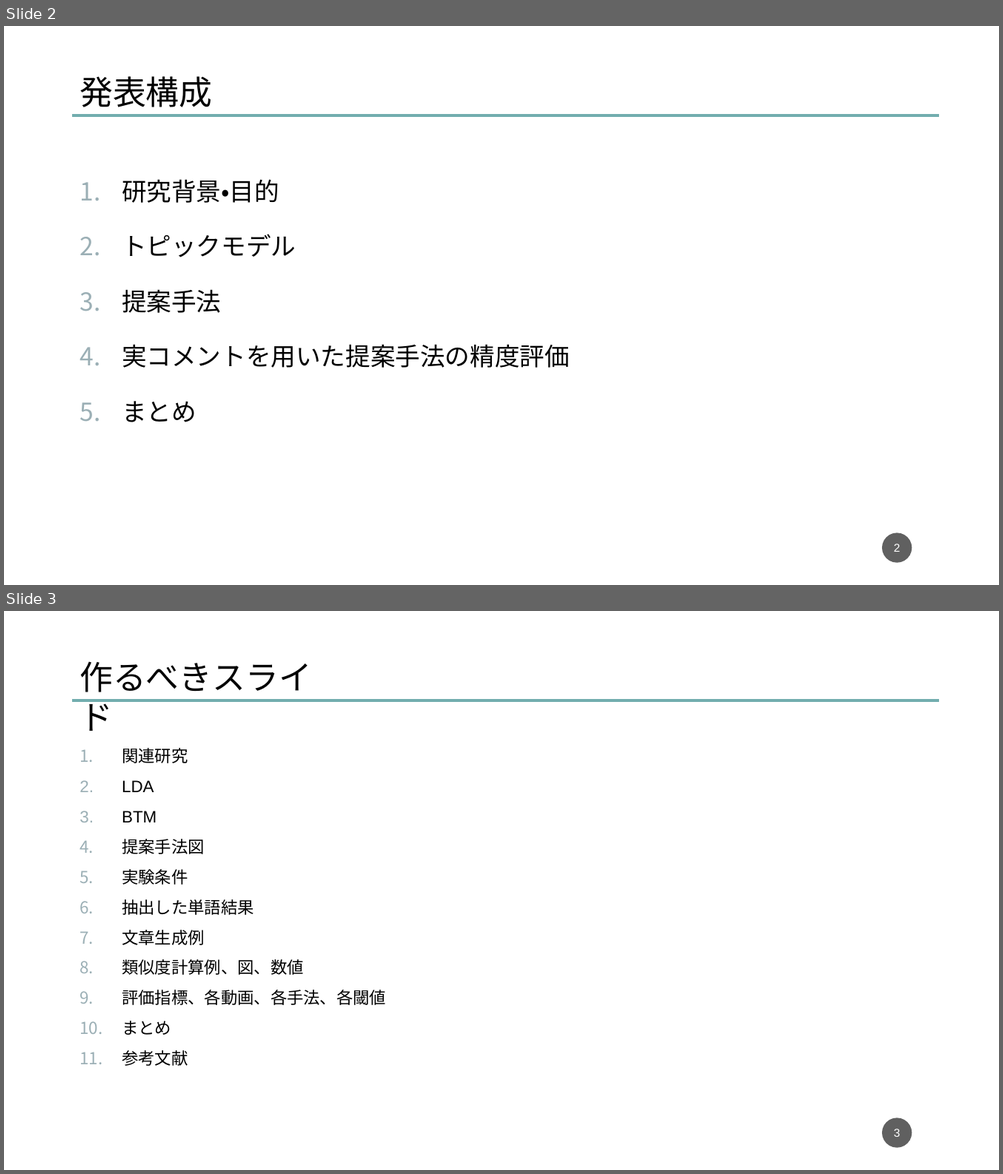
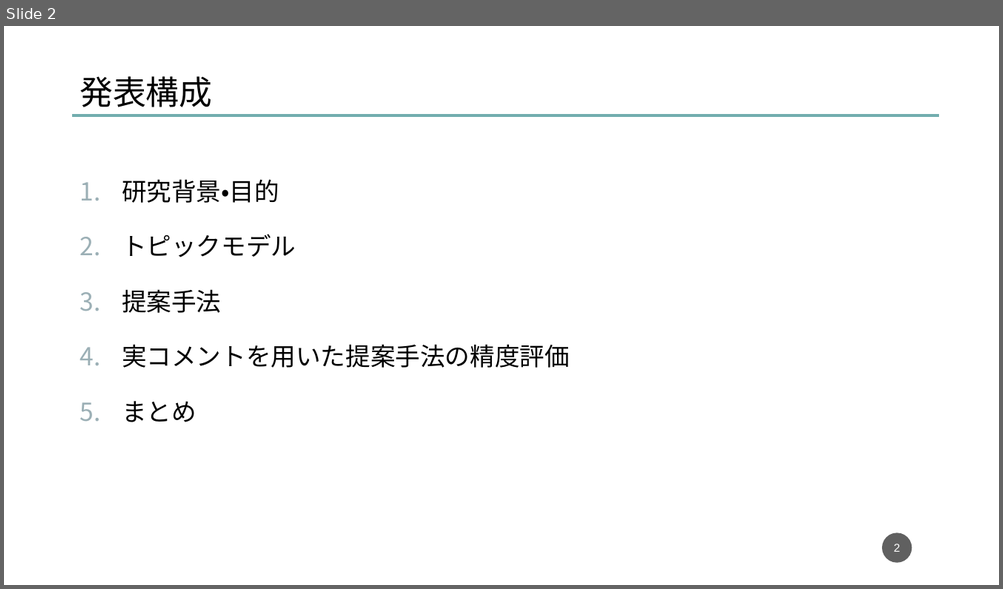
Before and after one commit to dora937nishikori/investigation, a slide deck: 修論/修論発表資料.pptx. Shown one above the other, each under a label of ours: slides 2 and 3 before the commit, slide 2 after it. The pictures are 1003x1174 and 1003x589 pixels, drawn with LibreOffice and Linux fonts; fonts in the diff are those of the drawing. Boxes give left, top, right and bottom in pixels: in the first picture for what was removed or moved away, otherwise in the second. Text is boxed around its words. In the diff, an @@ line names an element or a change of style, - is before the commit and + after.

Commit message:
発表資料結果まで

```diff
--- a/修論/修論発表資料.pptx
+++ b/修論/修論発表資料.pptx
@@ slide 3 removed at bbox=[4, 611, 999, 1170], background #FFFFFF @@
@@ text removed at bbox=[79, 661, 312, 731] @@
-作るべきスライド
@@ line removed from (73, 701) to (939, 701) @@
@@ text removed at bbox=[122, 748, 386, 1066] @@
-1. 関連研究
-2. LDA
-3. BTM
-4. 提案手法図
-5. 実験条件
-6. 抽出した単語結果
-7. 文章生成例
-8. 類似度計算例、図、数値
-9. 評価指標、各動画、各手法、各閾値
-10. まとめ
-11. 参考文献
@@ page number removed at bbox=[882, 1119, 912, 1148] @@
-3
```
Also in this commit, not shown: 6 slides changed, 8 slides added, 1 other slide removed, 7 other files.
